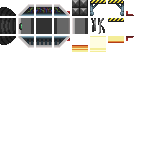
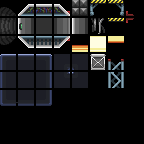
Comparing the layer stacks of the two 144 x 144 images. Changes:
painted on "Layer 1" over <box>0,4,134,106</box>
showed "Background" over <box>0,0,144,144</box>
